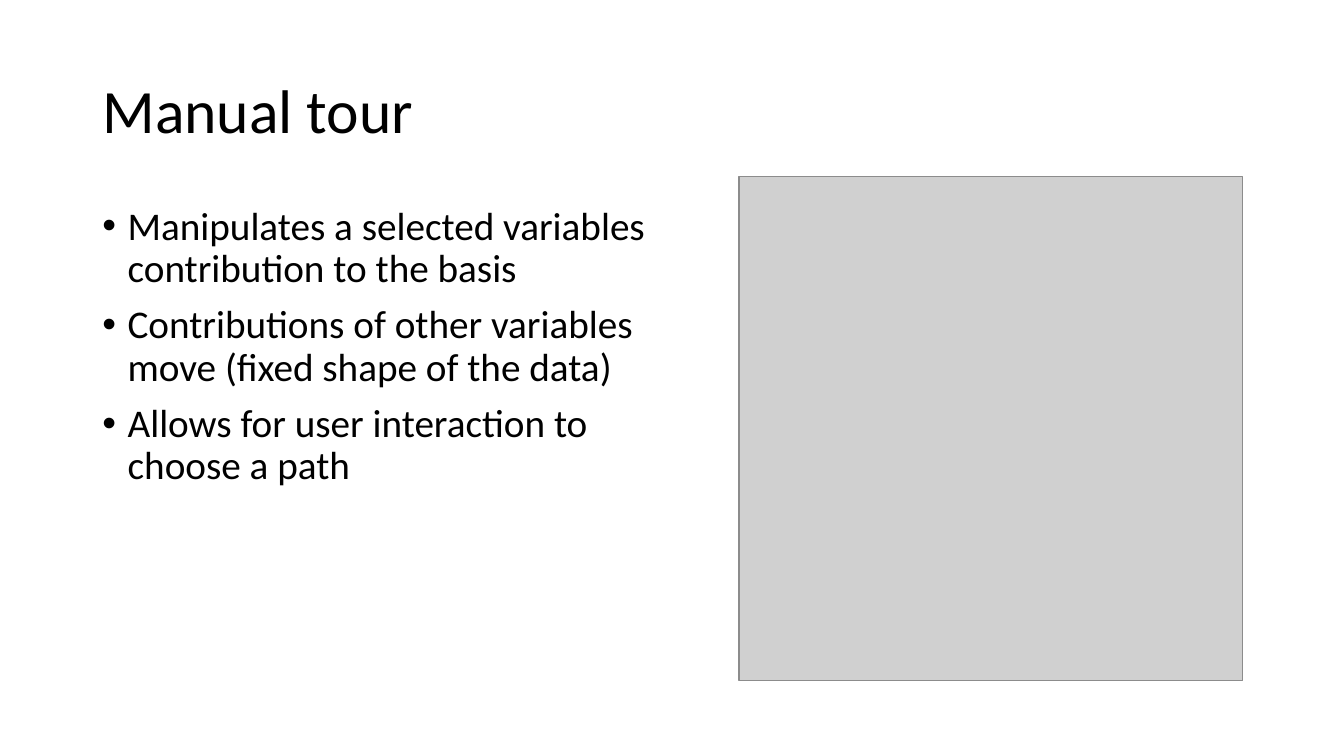
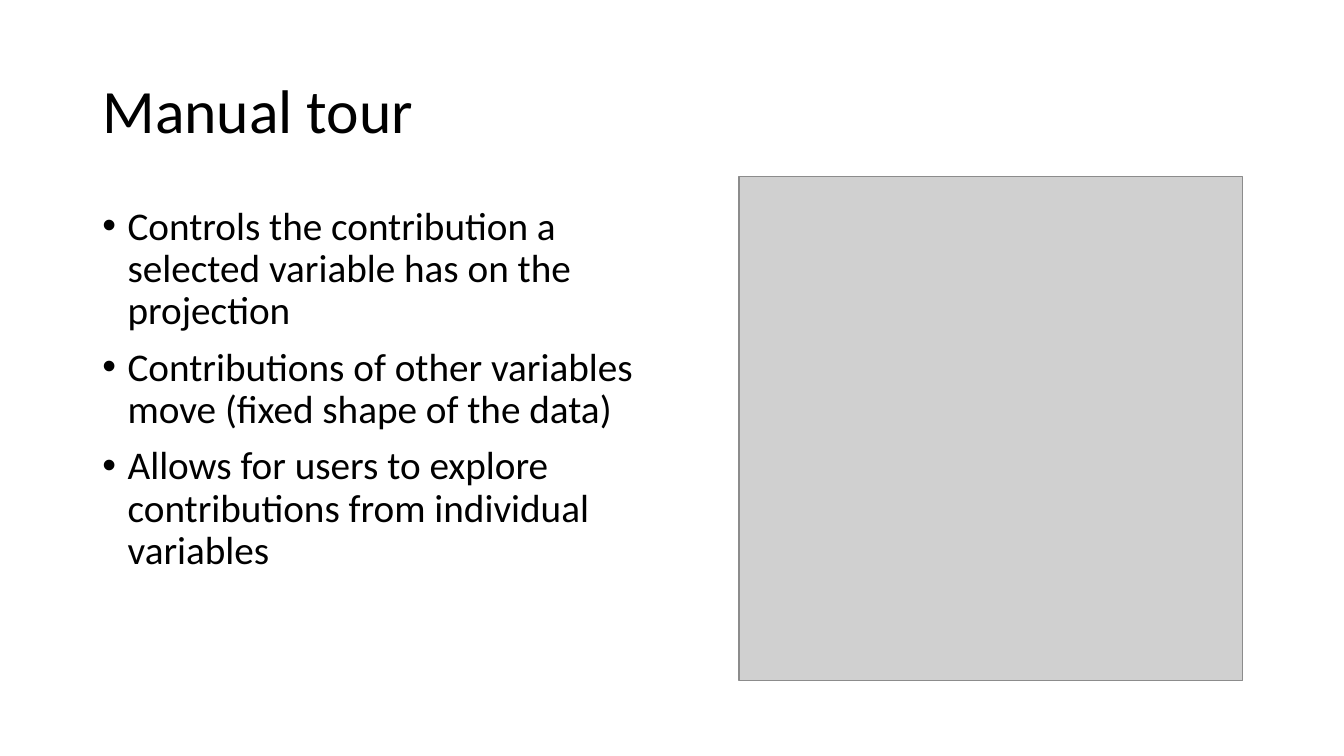
Before and after one commit to nspyrison/spinifex_study, a slide deck: slide 5 of apps/study/www/video_slides.pptx. Drawn at 1344x756 pixels with LibreOffice and Linux fonts; fonts in the diff are those of the drawing; grey boxes stand for pictures. Boxes give left, top, right and bottom in pixels: in the first picture for what was removed or moved away, otherwise in the second. Text is boxed around its words. In the diff, an @@ line names an element or a change of style, - is before the commit and + after.

```diff
--- a/apps/study/www/video_slides.pptx
+++ b/apps/study/www/video_slides.pptx
@@ text at [128,212,571,331]: text changed @@
-• Manipulates a selected variables contribution to the basis
+• Controls the contribution a selected variable has on the projection
@@ text at [128,451,589,565]: text changed @@
-• Allows for user interaction to choose a path
+• Allows for users to explore contributions from individual variables
```
Also in this commit, not shown: 3 other slides changed, 4 other files.
